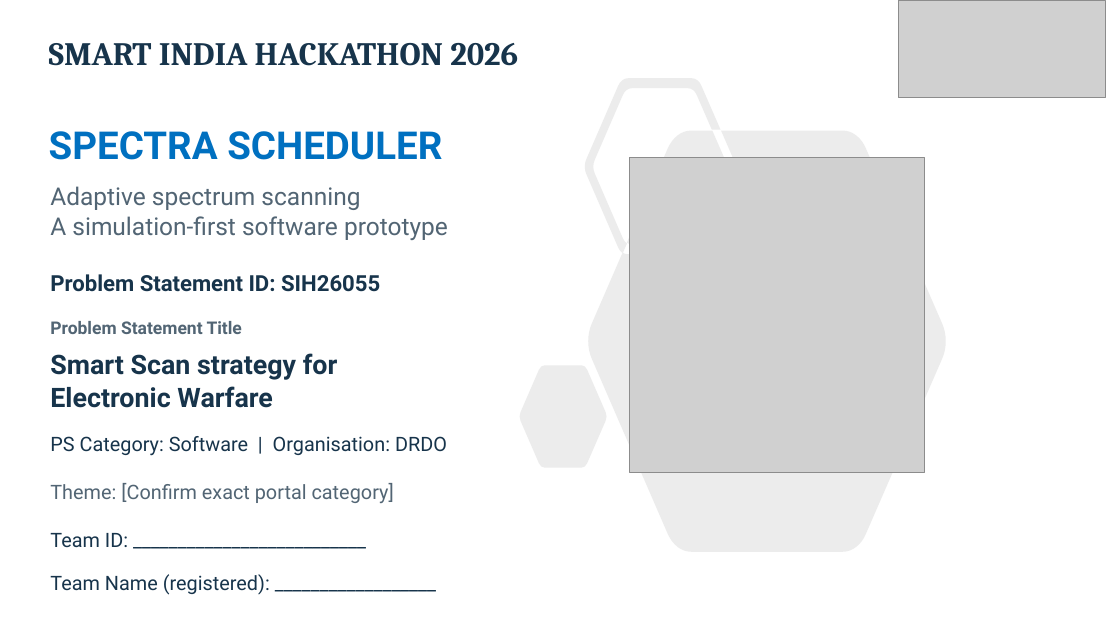
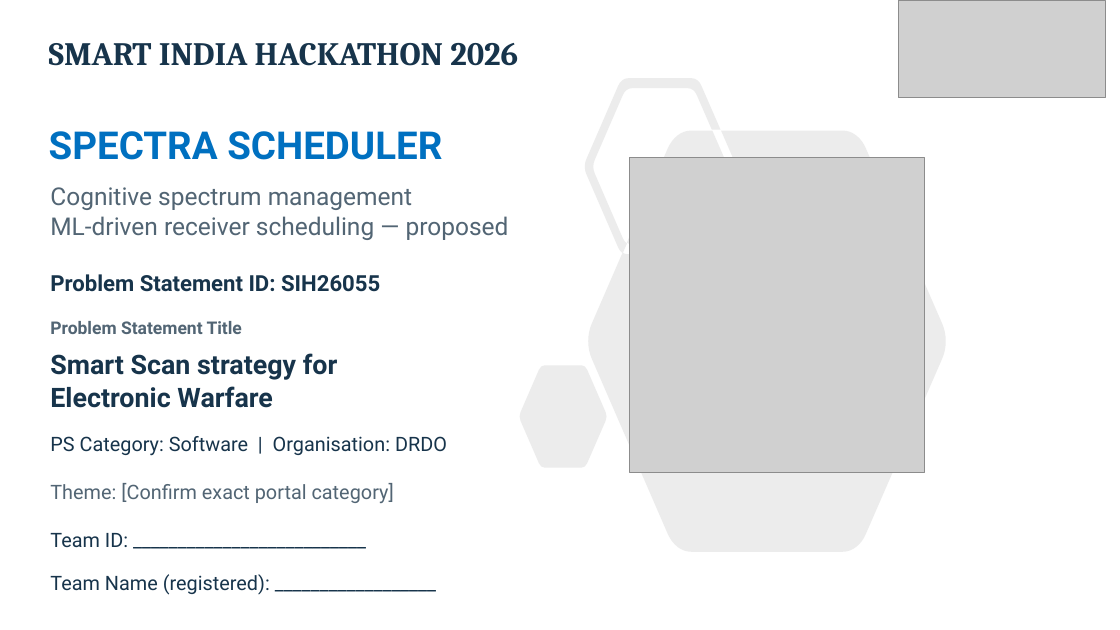
Before and after one commit to Siwach777/spectra-scheduler, a slide deck: slide 1 of ppt/Spectra-Scheduler-SIH2026.pptx. Drawn at 1120x630 pixels with LibreOffice and Linux fonts; fonts in the diff are those of the drawing; grey boxes stand for pictures. Boxes give left, top, right and bottom in pixels: in the first picture for what was removed or moved away, otherwise in the second. Text is boxed around its words. In the diff, an @@ line names an element or a change of style, - is before the commit and + after.

```diff
--- a/ppt/Spectra-Scheduler-SIH2026.pptx
+++ b/ppt/Spectra-Scheduler-SIH2026.pptx
@@ text at box(50, 187, 509, 240): text changed @@
-Adaptive spectrum scanning
-A simulation-first software prototype
+Cognitive spectrum management
+ML-driven receiver scheduling — proposed
```
Also in this commit, not shown: 5 other slides changed, 3 other files.
